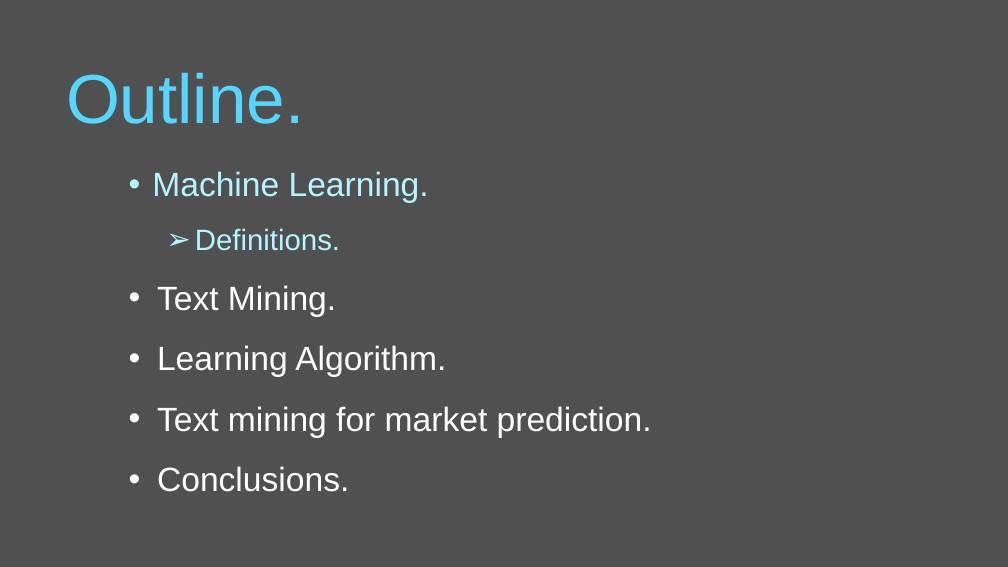
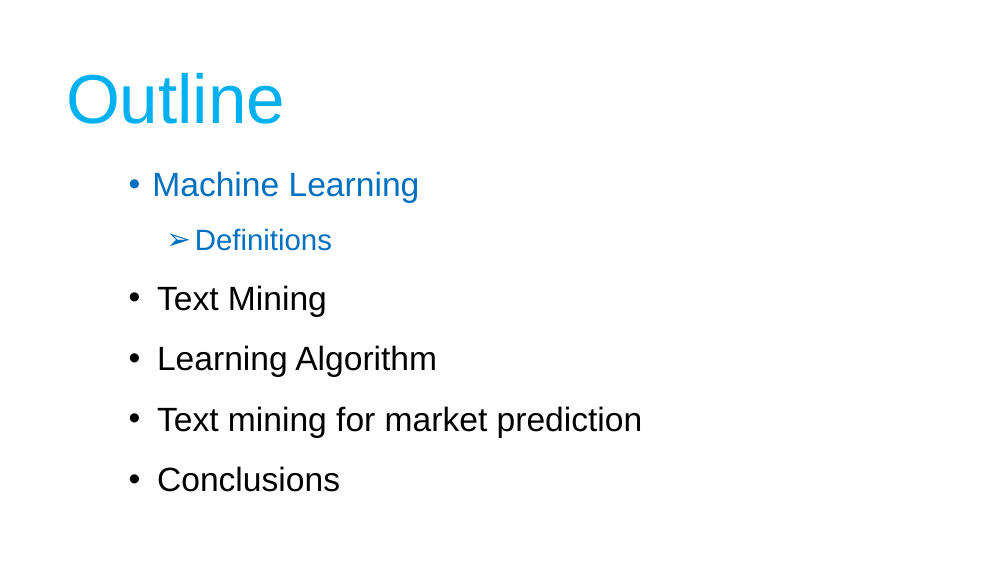
Before and after one commit to moran-abitbul/PreFix, a slide deck: slide 2 of server/uploads/updated-semi.pptx. Drawn at 1008x567 pixels with LibreOffice and Linux fonts; fonts in the diff are those of the drawing. Boxes give left, top, right and bottom in pixels: in the first picture for what was removed or moved away, otherwise in the second. Text is boxed around its words. In the diff, an @@ line names an element or a change of style, - is before the commit and + after.

```diff
--- a/server/uploads/updated-semi.pptx
+++ b/server/uploads/updated-semi.pptx
@@ background #505050 to #FFFFFF @@
@@ text at bbox=[66, 72, 285, 124]: text changed; text colour #56D5FF to #00B0F0 @@
-Outline.
+Outline
@@ text at bbox=[152, 171, 643, 492]: text changed; text colour #FFFFFF to #000000 @@
-  • Machine Learning.
-    ➢ Definitions.
-  • Text Mining.
-  • Learning Algorithm.
-  • Text mining for market prediction.
-  • Conclusions.
+  • Machine Learning
+    ➢ Definitions
+  • Text Mining
+  • Learning Algorithm
+  • Text mining for market prediction
+  • Conclusions
```
Also in this commit, not shown: 1 other slide changed, 9 other files.
